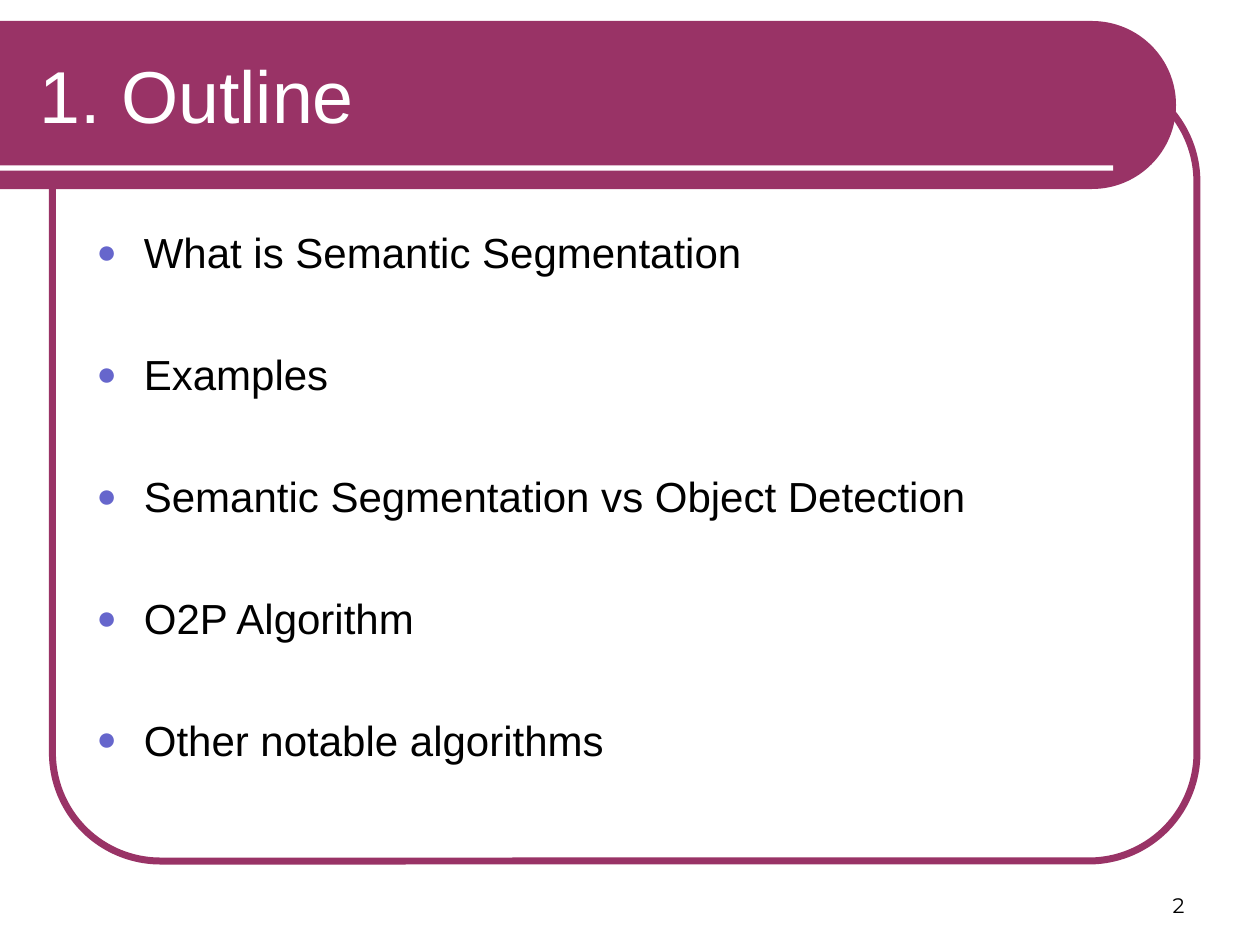
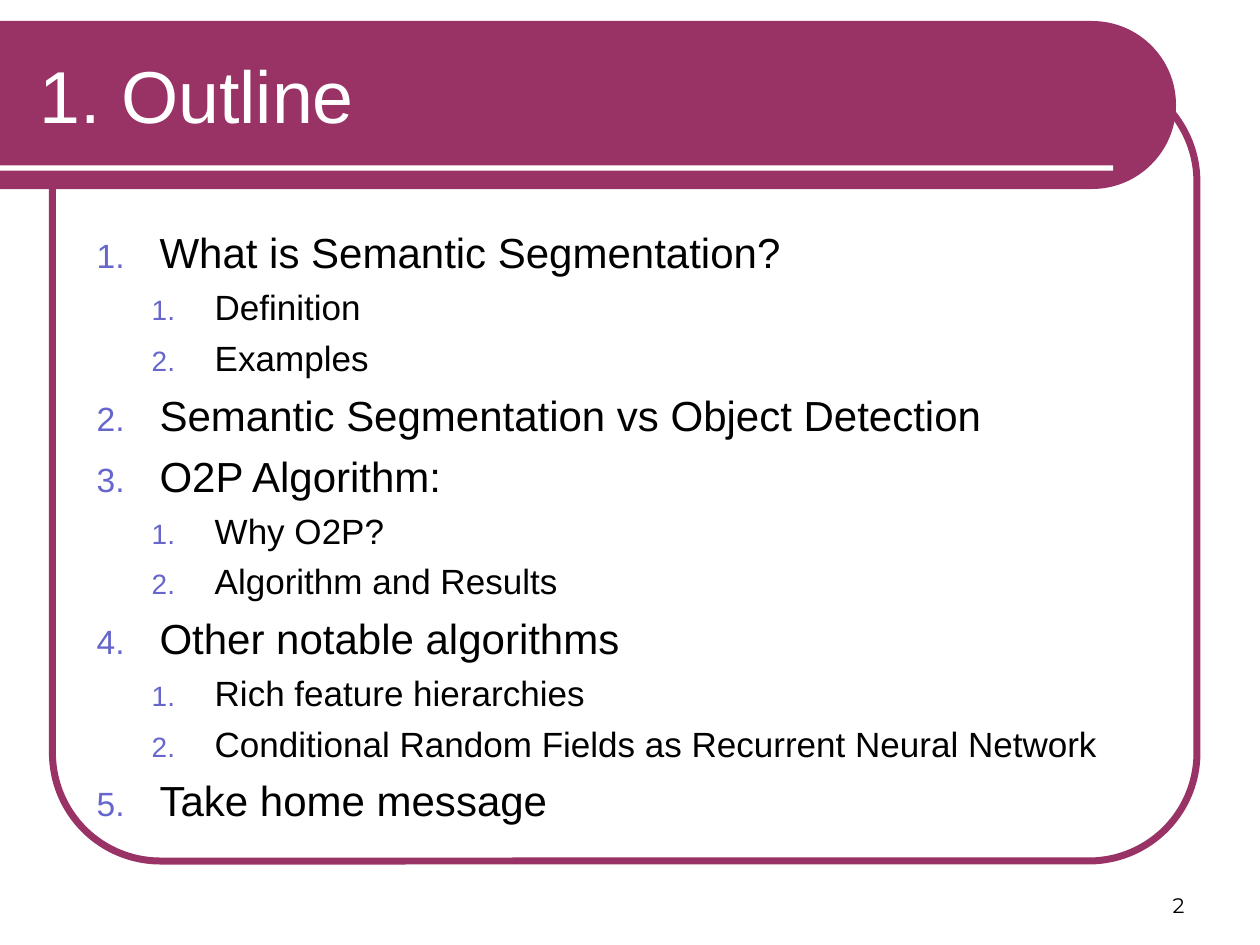
Before and after one commit to RSIP/SSI-SemanticSegmentation, a slide deck: slide 2 of template_slides.ppt. Drawn at 1260x945 pixels with LibreOffice and Linux fonts; fonts in the diff are those of the drawing. Boxes give left, top, right and bottom in pixels: in the first picture for what was removed or moved away, otherwise in the second. Text is boxed around its words. In the diff, an @@ line names an element or a change of style, - is before the commit and + after.

Commit message:
More stuff

```diff
--- a/template_slides.ppt
+++ b/template_slides.ppt
@@ text at (160, 237, 780, 277): text changed @@
-● What is Semantic Segmentation
+1. What is Semantic Segmentation?
+  1. Definition
@@ text at (160, 400, 981, 662): size 24 to 20 pt in "Examples"; bullet ● to 1.; list level 1 to 2 in "Examples" @@
@@ text at (160, 461, 557, 601): text changed; size 24 to 20 pt @@
-● O2P Algorithm
+3. O2P Algorithm:
+  1. Why O2P?
+  2. Algorithm and Results
@@ text at (160, 680, 1096, 825): paragraphs added @@
+  1. Rich feature hierarchies
+  2. Conditional Random Fields as Recurrent Neural Network
+5. Take home message
```
Also in this commit, not shown: 5 other slides changed.
